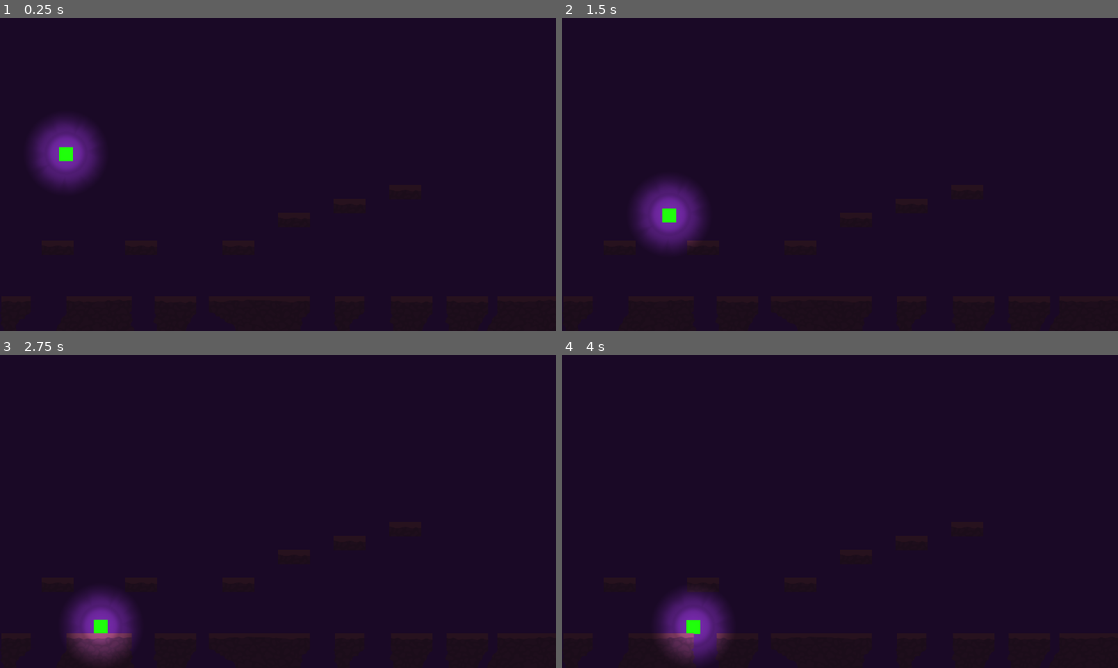
Above: before the commit, frames 1-4 (two rows, left to right).
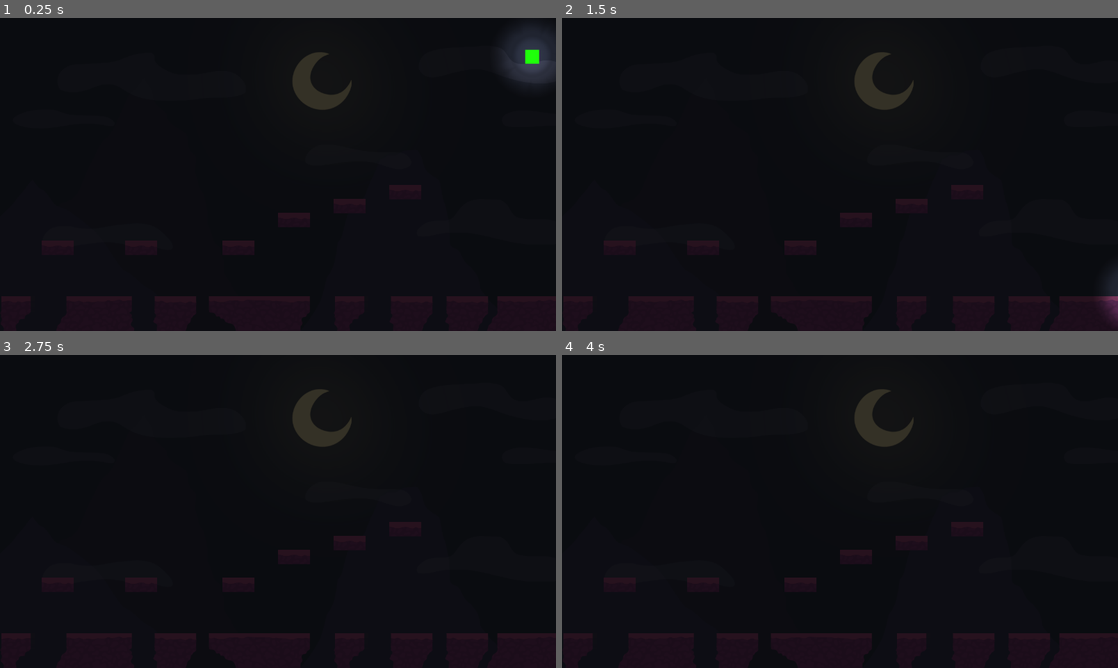
Above: after the commit, the same moments.

Repository: santyarellano/Shattered
Game: Godot game, scene res://Niveles/Level_with_lights.tscn
Two runs of this game, one before a commit and one after it. Both use one fixed random seed, a clock stepped at 60 frames per second and the inputs below. This scene is started directly instead of the project's main scene.
Inputs:
- Up to frame 1 (0.25 s): no input
- Up to frame 2 (1.5 s): hold Right (ui_right) from 0.53 s (still down); tap Space (ui_select) at 0.77 s
- Up to frame 3 (2.75 s): tap Space (ui_select) at 1.52 s; release Right (ui_right) at 2.03 s; hold Left (ui_left) from 2.03 s (still down)
- Up to frame 4 (4 s): release Left (ui_left) at 2.78 s; hold Right (ui_right) from 2.78 s (still down); tap Space (ui_select) at 3.02, 3.77 s

The runs differ from the first frame. In frame 1, 5.3% of the frame differs, in the area x 4-100%, y 3-57%; in frame 2, 4.1%; in frame 3, 3.5%; in frame 4, 3.5%.

Commit message:
bkgnd

Diff:
--- a/Niveles/Level_with_lights.tscn
+++ b/Niveles/Level_with_lights.tscn
@@ -1,26 +1,25 @@
 [gd_scene load_steps=4 format=2]
 
-[ext_resource path="res://Img/background_test.png" type="Texture" id=1]
+[ext_resource path="res://Img/nivel 1 bkgnd/nivel1.png" type="Texture" id=1]
 [ext_resource path="res://Obj/Player/Player.tscn" type="PackedScene" id=2]
 [ext_resource path="res://Niveles/map1/map1.tscn" type="PackedScene" id=4]
 
 [node name="Level_with_lights" type="Node"]
 
+[node name="TileMap" parent="." instance=ExtResource( 4 )]
+
+[node name="Sprite" type="Sprite" parent="TileMap"]
+show_behind_parent = true
+light_mask = -2147483645
+scale = Vector2( 2, 2 )
+texture = ExtResource( 1 )
+centered = false
+
 [node name="Casters" type="Node2D" parent="."]
 
-[node name="background" type="Sprite" parent="."]
-modulate = Color( 0.686275, 0.243137, 0.992157, 1 )
-light_mask = 3
-position = Vector2( 578.92, 355.741 )
-scale = Vector2( 13.5973, 6.02907 )
-z_index = -1
-texture = ExtResource( 1 )
-
 [node name="Player" parent="." instance=ExtResource( 2 )]
-position = Vector2( 151.858, 272.875 )
+position = Vector2( 1225.07, 48.622 )
 jump_power = -500
 
 [node name="CanvasModulate" type="CanvasModulate" parent="."]
 color = Color( 0.27451, 0.27451, 0.27451, 1 )
-
-[node name="TileMap" parent="." instance=ExtResource( 4 )]
Binary file added: Img/nivel 1 bkgnd/nivel1.png
Not shown, added: Img/nivel 1 bkgnd/nivel1.png.import
